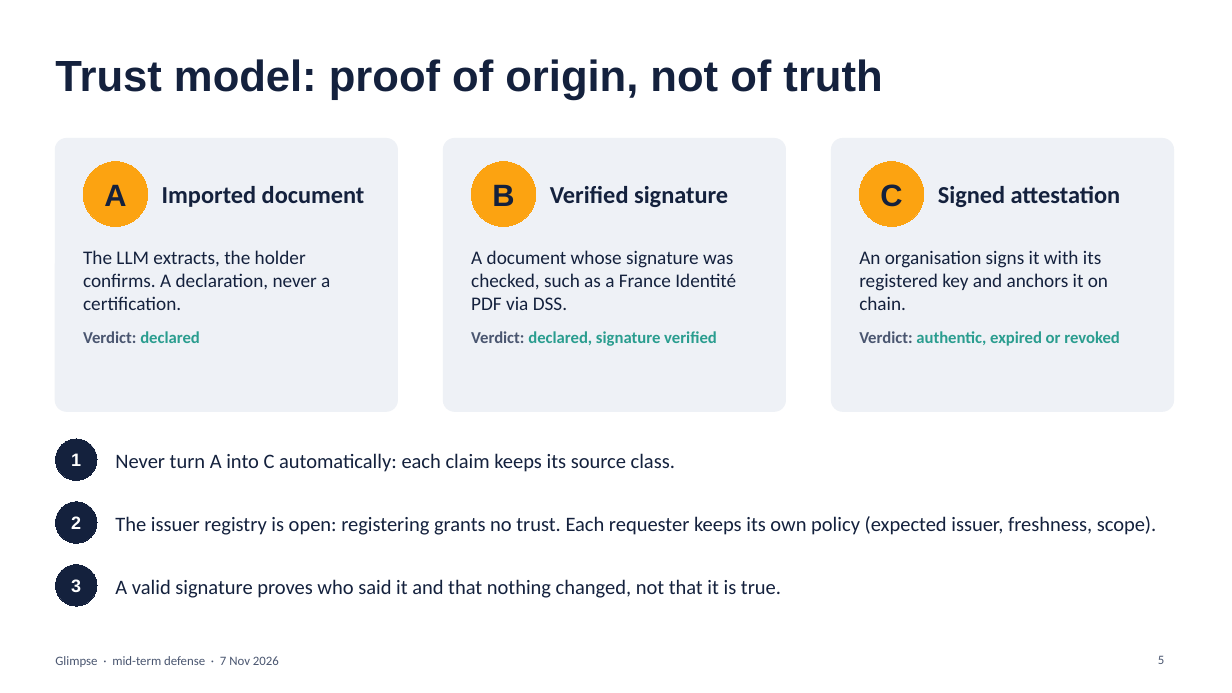
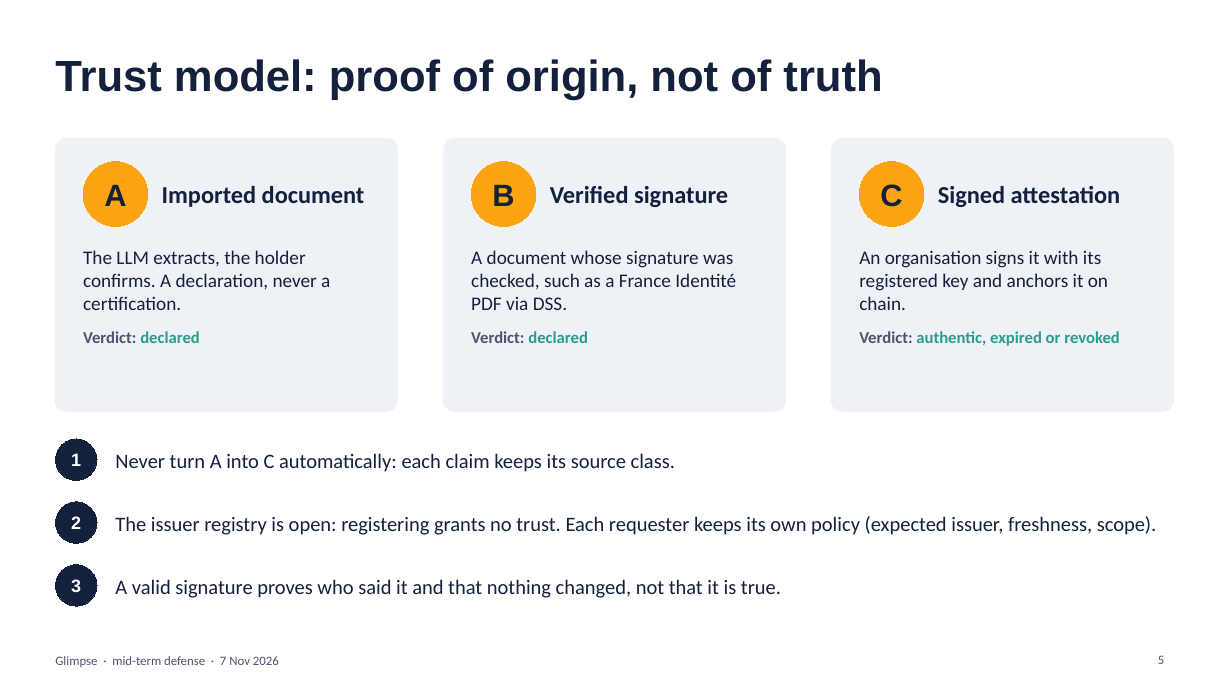
Before and after one commit to CouturierNathan/Glimpse, a slide deck: slide 5 of docs/mid-term-demo.pptx. Drawn at 1232x693 pixels with LibreOffice and Linux fonts; fonts in the diff are those of the drawing. Boxes give left, top, right and bottom in pixels: in the first picture for what was removed or moved away, otherwise in the second. Text is boxed around its words. In the diff, an @@ line names an element or a change of style, - is before the commit and + after.

```diff
--- a/docs/mid-term-demo.pptx
+++ b/docs/mid-term-demo.pptx
@@ text at (471, 331, 588, 343): text changed; text colour #2A9D8F to #4A5670 @@
-Verdict: declared, signature verified
+Verdict: declared
```
Also in this commit, not shown: 5 other slides changed, 1 other file.
